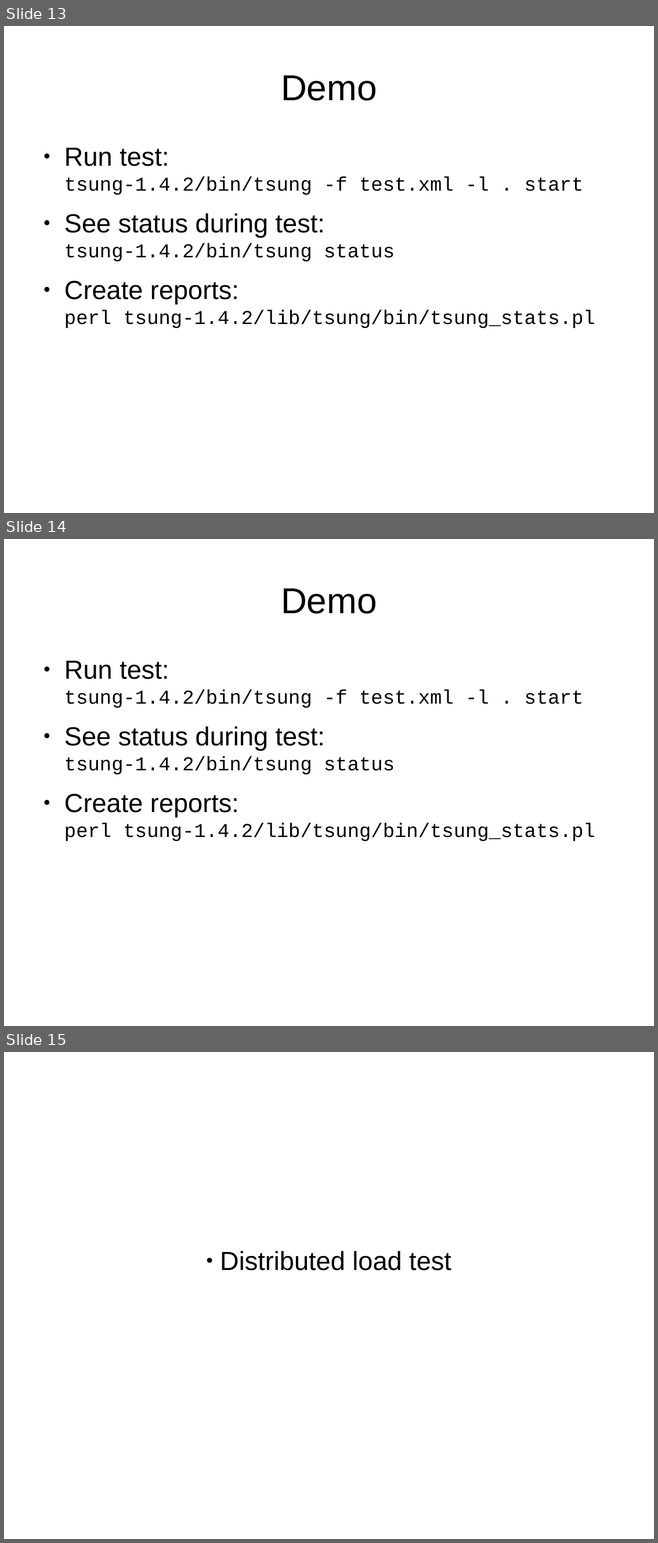
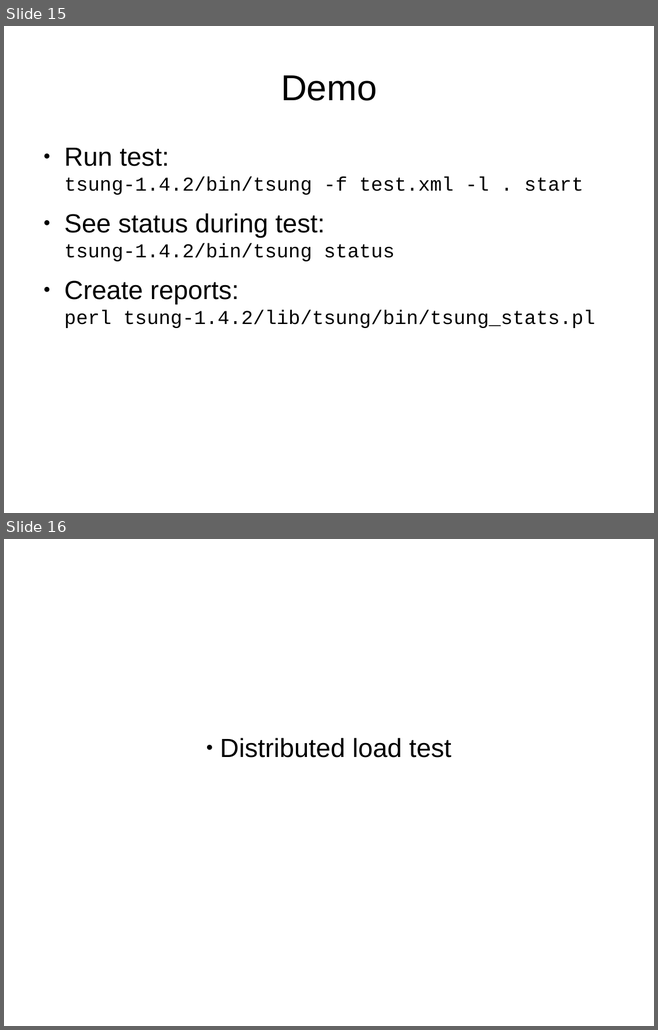
Before and after one commit to ngocdaothanh/tsart, a slide deck: tsung.odp. Shown one above the other, each under a label of ours: slides 13, 14 and 15 before the commit, slides 15 and 16 after it. The pictures are 658x1543 and 658x1030 pixels, drawn with LibreOffice and Linux fonts; fonts in the diff are those of the drawing. Boxes give left, top, right and bottom in pixels: in the first picture for what was removed or moved away, otherwise in the second. Text is boxed around its words. In the diff, an @@ line names an element or a change of style, - is before the commit and + after.

```diff
--- a/tsung.odp
+++ b/tsung.odp
@@ slide 14 removed at bbox=[4, 539, 654, 1026], background #FFFFFF @@
@@ title removed at bbox=[281, 588, 377, 614] @@
-Demo
@@ text removed at bbox=[64, 661, 595, 841] @@
-● Run test:
-  tsung-1.4.2/bin/tsung -f test.xml -l . start
-● See status during test:
-  tsung-1.4.2/bin/tsung status
-● Create reports:
-  perl tsung-1.4.2/lib/tsung/bin/tsung_stats.pl
@@ what was slide 13 is now slide 15 @@
@@ what was slide 15 is now slide 16 @@
```
Also in this commit, not shown: 4 slides changed, 6 slides added, 1 other slide removed.
